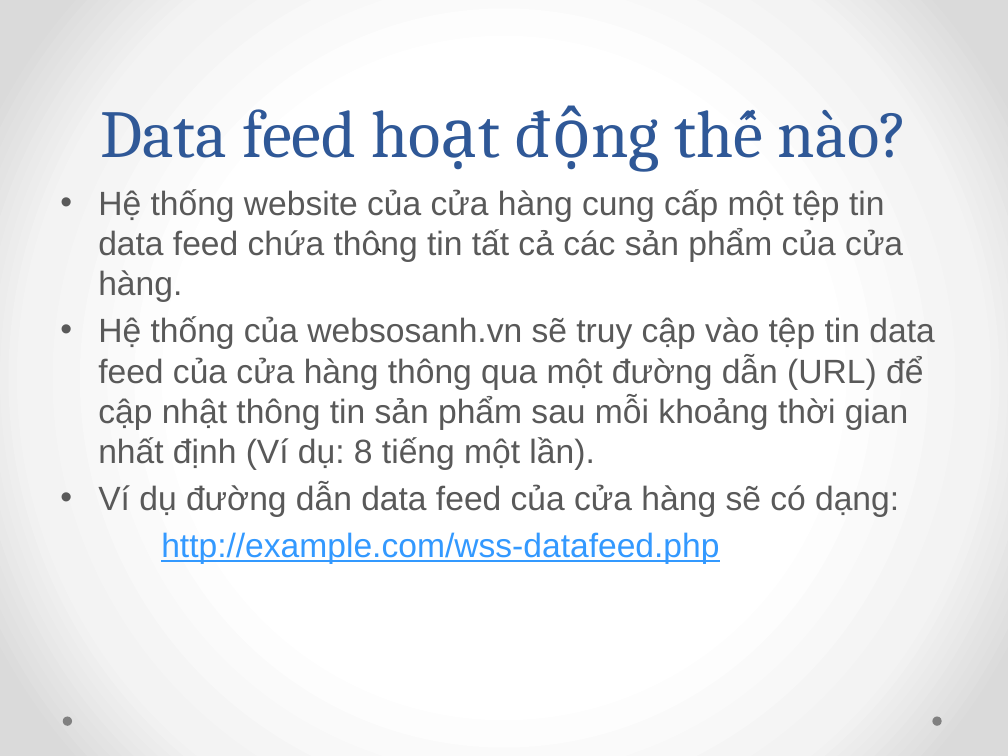
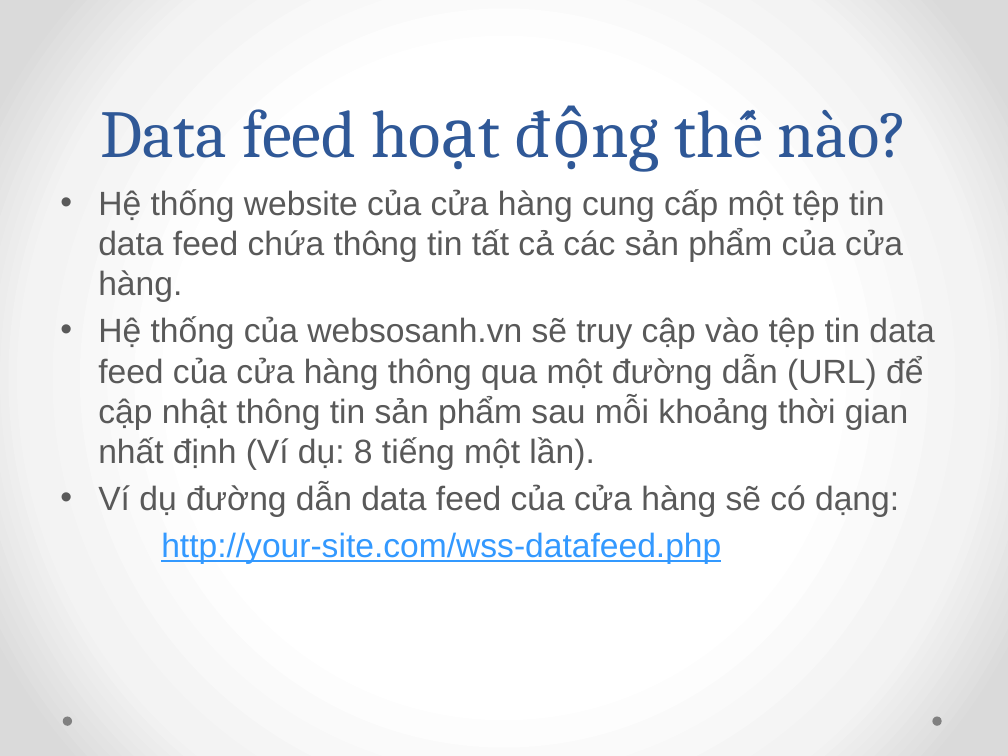
Before and after one commit to anhtoan/wss-datafeed, a slide deck: slide 3 of Webosanh.vn - Data Feed Introduction.pptx. Drawn at 1008x756 pixels with LibreOffice and Linux fonts; fonts in the diff are those of the drawing. Boxes give left, top, right and bottom in pixels: in the first picture for what was removed or moved away, otherwise in the second. Text is boxed around its words. In the diff, an @@ line names an element or a change of style, - is before the commit and + after.

```diff
--- a/Webosanh.vn - Data Feed Introduction.pptx
+++ b/Webosanh.vn - Data Feed Introduction.pptx
@@ text at (161,532,721,564): text changed @@
-http://example.com/wss-datafeed.php
+http://your-site.com/wss-datafeed.php
```
Also in this commit, not shown: 1 other slide changed, 1 slide added, 15 other files.
